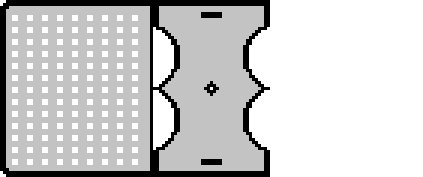
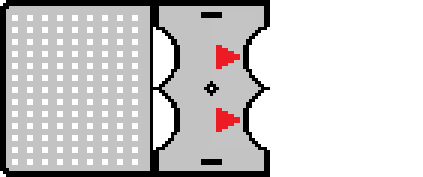
Two versions of the same layered image (423 x 177). Layer-by-layer changes:
added layer "Calque Copié" above "RobotOuvert.png" over (216, 45, 240, 132)
